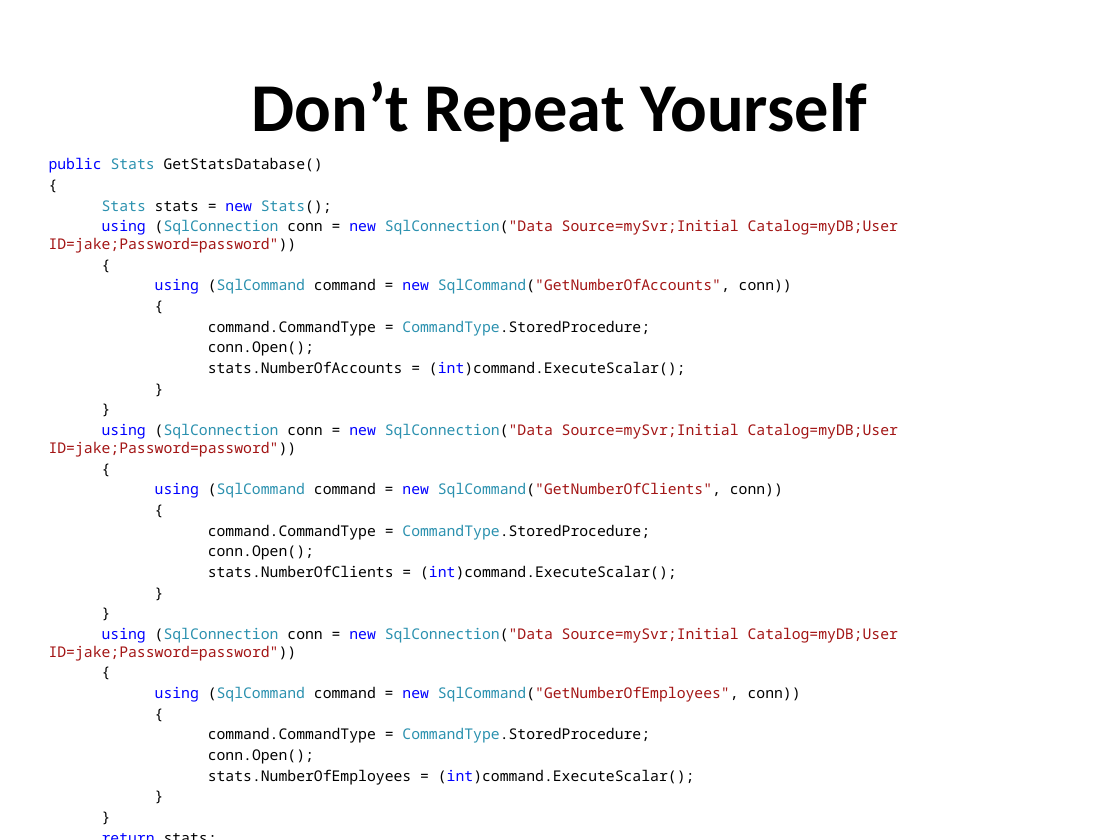
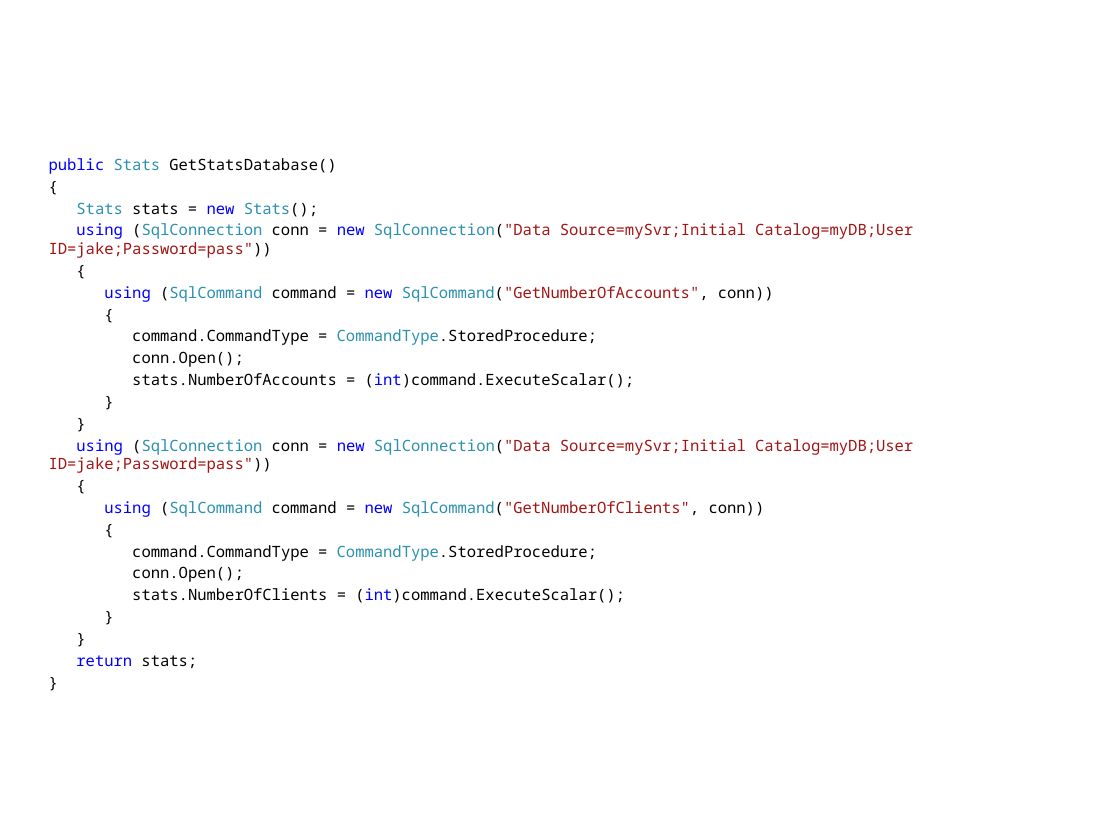
Before and after one commit to jacobladams/presentations, a slide deck: slide 8 of less-and-sass/Write LESS CSS and make it SASSier.pptx. Drawn at 1120x840 pixels with LibreOffice and Linux fonts; fonts in the diff are those of the drawing; background and template pictures are left out. Boxes give left, top, right and bottom in pixels: in the first picture for what was removed or moved away, otherwise in the second. Text is boxed around its words. In the diff, an @@ line names an element or a change of style, - is before the commit and + after.

Commit message:
Added slides and styles

```diff
--- a/less-and-sass/Write LESS CSS and make it SASSier.pptx
+++ b/less-and-sass/Write LESS CSS and make it SASSier.pptx
@@ title "Don’t Repeat Yourself": place and size @@
-title "Don’t Repeat Yourself" at (252, 81, 867, 142)
+title "Don’t Repeat Yourself" at (56, 9, 1064, 149)
@@ title "Don’t Repeat Yourself" at (56, 9, 1064, 149): text colour #000000 to #FFFFFF @@
@@ text at (49, 158, 774, 669): size 9.5 to 10 pt in "public Stats GetStatsDatabase()", "{", "Stats stats = new Stats();", "{" and 17 more places @@
@@ text at (49, 223, 913, 258): text changed; size 9.5 to 10 pt @@
-using (SqlConnection conn = new SqlConnection("Data Source=mySvr;Initial Catalog=myDB;User ID=jake;Password=password"))
+using (SqlConnection conn = new SqlConnection("Data Source=mySvr;Initial Catalog=myDB;User ID=jake;Password=pass"))
@@ text at (49, 439, 913, 473): text changed; size 9.5 to 10 pt @@
-using (SqlConnection conn = new SqlConnection("Data Source=mySvr;Initial Catalog=myDB;User ID=jake;Password=password"))
+using (SqlConnection conn = new SqlConnection("Data Source=mySvr;Initial Catalog=myDB;User ID=jake;Password=pass"))
@@ text at (49, 627, 898, 785): paragraphs removed @@
-using (SqlConnection conn = new SqlConnection("Data Source=mySvr;Initial Catalog=myDB;User ID=jake;Password=password"))
-{
-using (SqlCommand command = new SqlCommand("GetNumberOfEmployees", conn))
-{
-command.CommandType = CommandType.StoredProcedure;
-conn.Open();
-stats.NumberOfEmployees = (int)command.ExecuteScalar();
-}
-}
```
Also in this commit, not shown: 50 other slides changed, 11 slides added, 3 slides removed.
